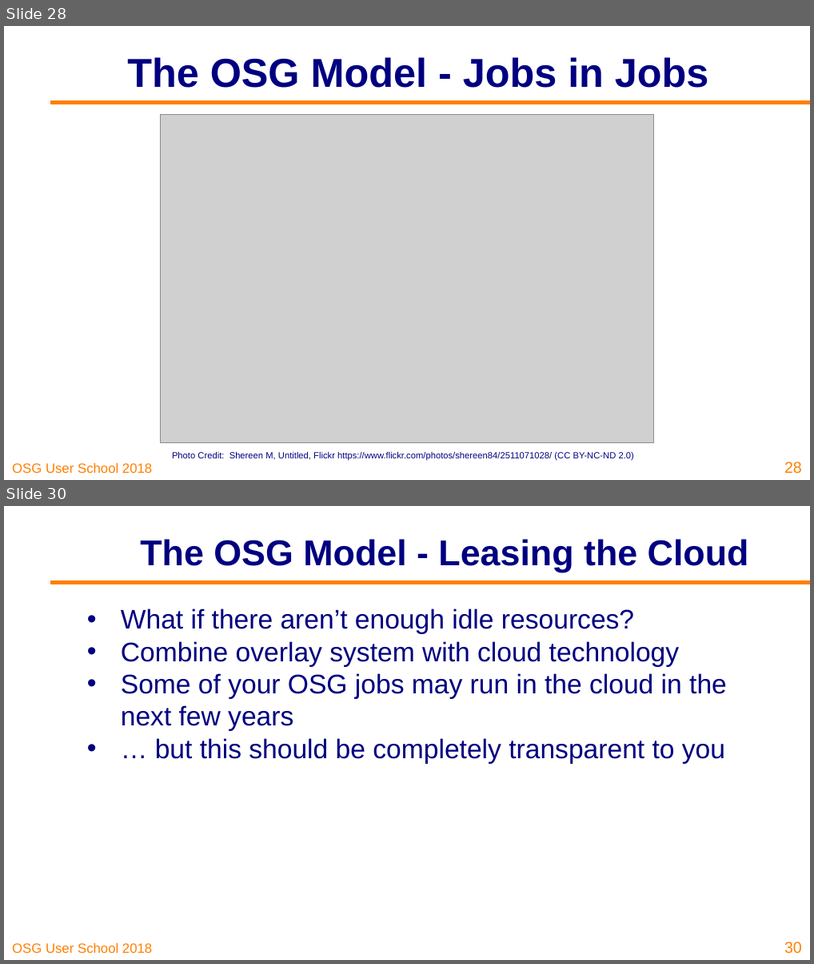
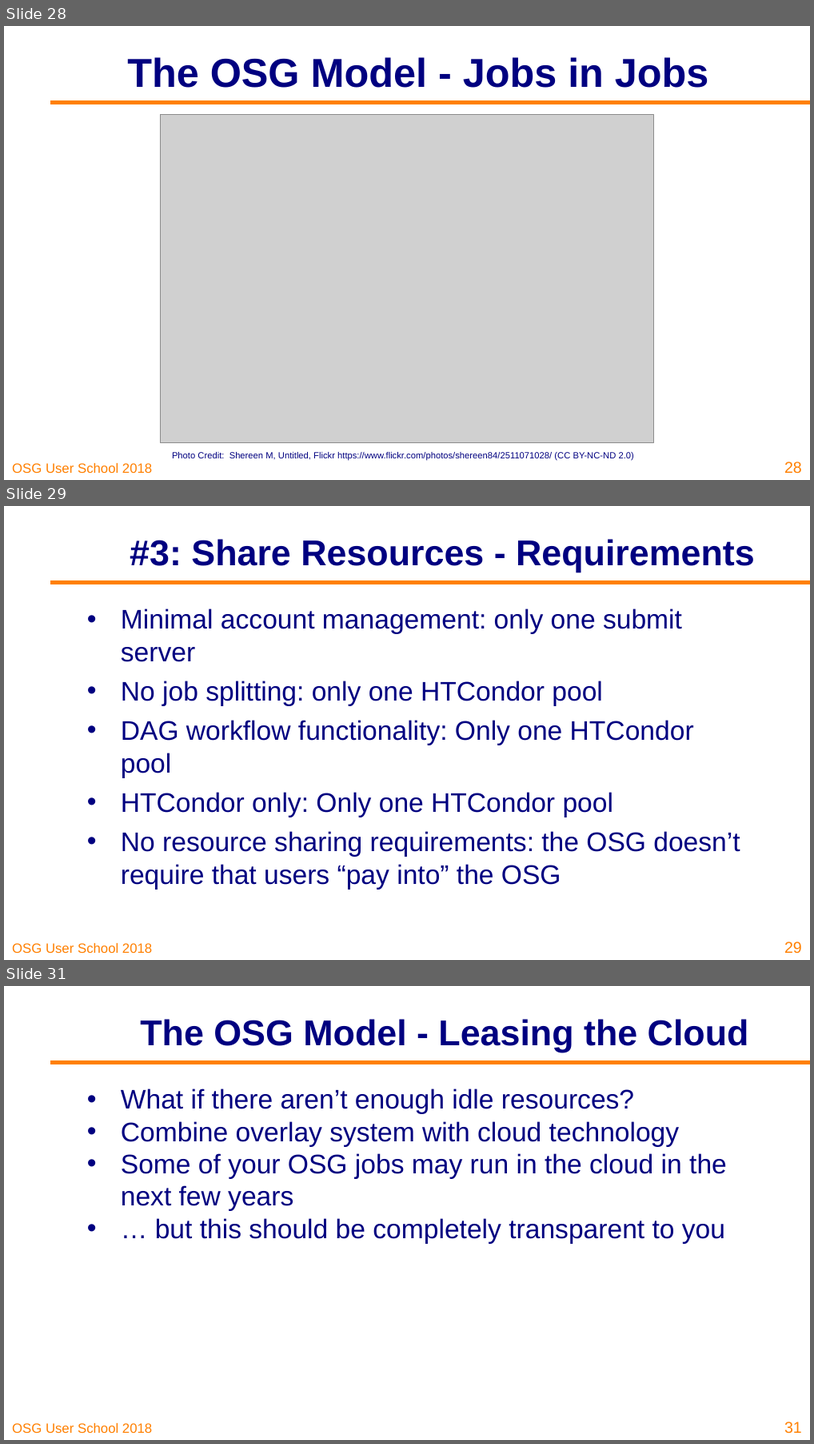
Before and after one commit to osg-htc/user-school-2018, a slide deck: docs/materials/day2/files/osgus18-day2-part1-intro-to-dhtc.pptx. Shown one above the other, each under a label of ours: slides 28 and 30 before the commit, slides 28, 29 and 31 after it; the slides between them are not shown. The pictures are 814x964 and 814x1444 pixels, drawn with LibreOffice and Linux fonts; fonts in the diff are those of the drawing; grey boxes stand for pictures; background and template pictures are left out. Boxes give left, top, right and bottom in pixels: in the first picture for what was removed or moved away, otherwise in the second. Text is boxed around its words. In the diff, an @@ line names an element or a change of style, - is before the commit and + after.

```diff
--- a/docs/materials/day2/files/osgus18-day2-part1-intro-to-dhtc.pptx
+++ b/docs/materials/day2/files/osgus18-day2-part1-intro-to-dhtc.pptx
@@ slide 29 added at box(4, 506, 810, 960), background #FFFFFF; not listed: 2 template elements that a slide beside it also shows @@
@@ title added at box(130, 539, 755, 572), 32 pt, text #000080, bold @@
+#3: Share Resources - Requirements
@@ text added at box(121, 608, 740, 889), 24 pt, text #000080 @@
+• Minimal account management: only one submit server
+• No job splitting: only one HTCondor pool
+• DAG workflow functionality: Only one HTCondor pool
+• HTCondor only: Only one HTCondor pool
+• No resource sharing requirements: the OSG doesn’t require that users “pay into” the OSG
@@ page number added at box(785, 941, 802, 953), 14 pt, text #FF8000 @@
+29
@@ what was slide 30 is now slide 31 @@
@@ page number at box(785, 1421, 802, 1433): text changed @@
-30
+31
```
Also in this commit, not shown: 5 slides changed, 1 other file.
